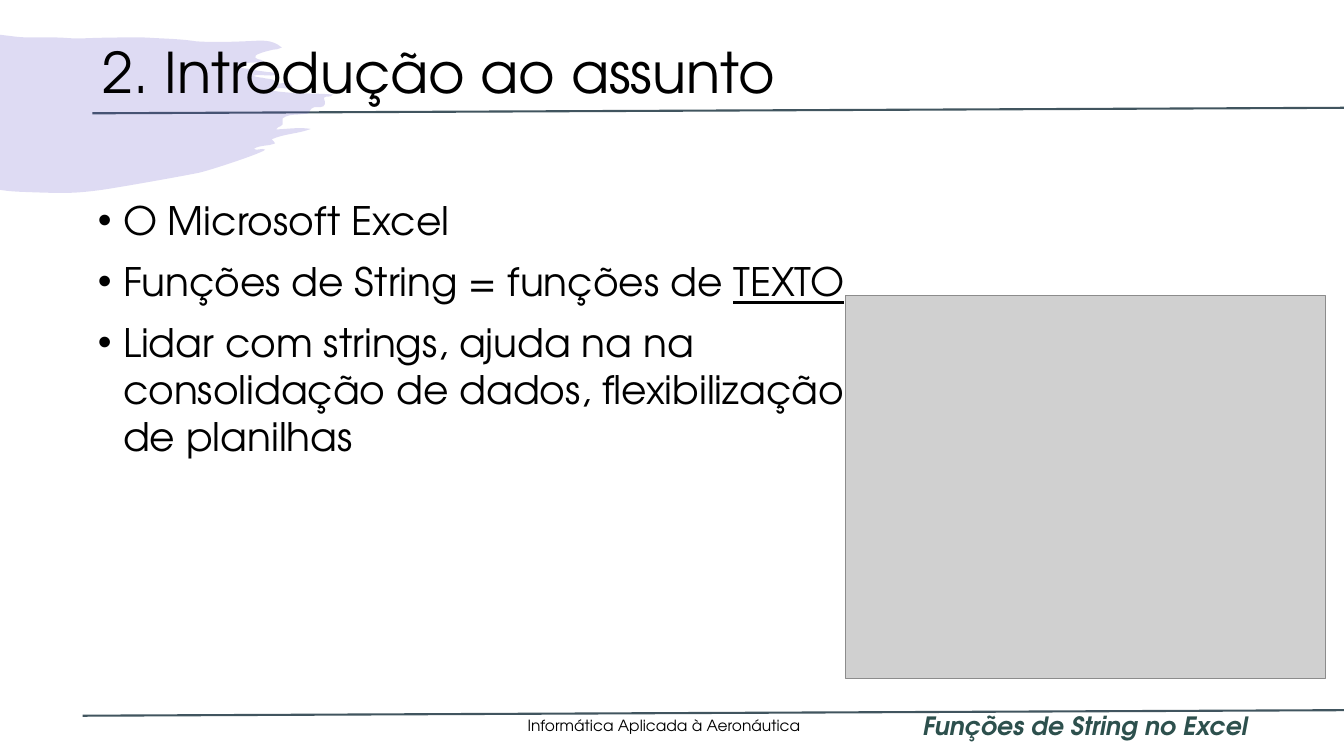
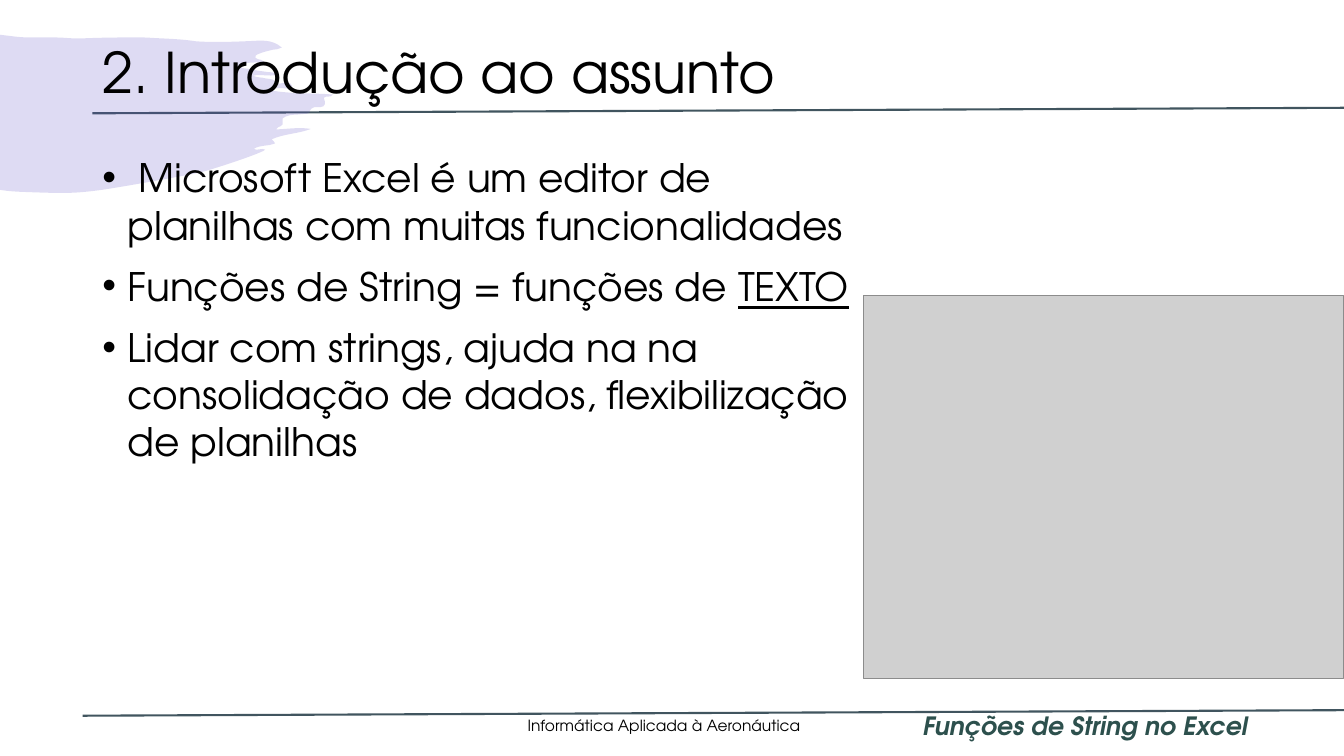
Before and after one commit to sofiasalles/atividade_introducao, a slide deck: slide 4 of atividade_apr_eletronicas/Funções de String no Excel.pptx. Drawn at 1344x756 pixels with LibreOffice and Linux fonts; fonts in the diff are those of the drawing; grey boxes stand for pictures; background and template pictures are left out. Boxes give left, top, right and bottom in pixels: in the first picture for what was removed or moved away, otherwise in the second. Text is boxed around its words. In the diff, an @@ line names an element or a change of style, - is before the commit and + after.

```diff
--- a/atividade_apr_eletronicas/Funções de String no Excel.pptx
+++ b/atividade_apr_eletronicas/Funções de String no Excel.pptx
@@ text "Microsoft Excel é um editor ...": place and size @@
-text "Microsoft Excel é um editor ..." at box(123, 205, 844, 459)
+text "Microsoft Excel é um editor ..." at box(128, 162, 849, 464)
@@ text at box(128, 162, 843, 248): text changed @@
-• O Microsoft Excel
+• Microsoft Excel é um editor de planilhas com muitas funcionalidades
@@ text at box(128, 271, 849, 311): alignment justified to left @@
@@ picture: place and size @@
-picture at box(845, 295, 1326, 679)
+picture at box(864, 295, 1344, 679)
```
Also in this commit, not shown: 1 other file.
